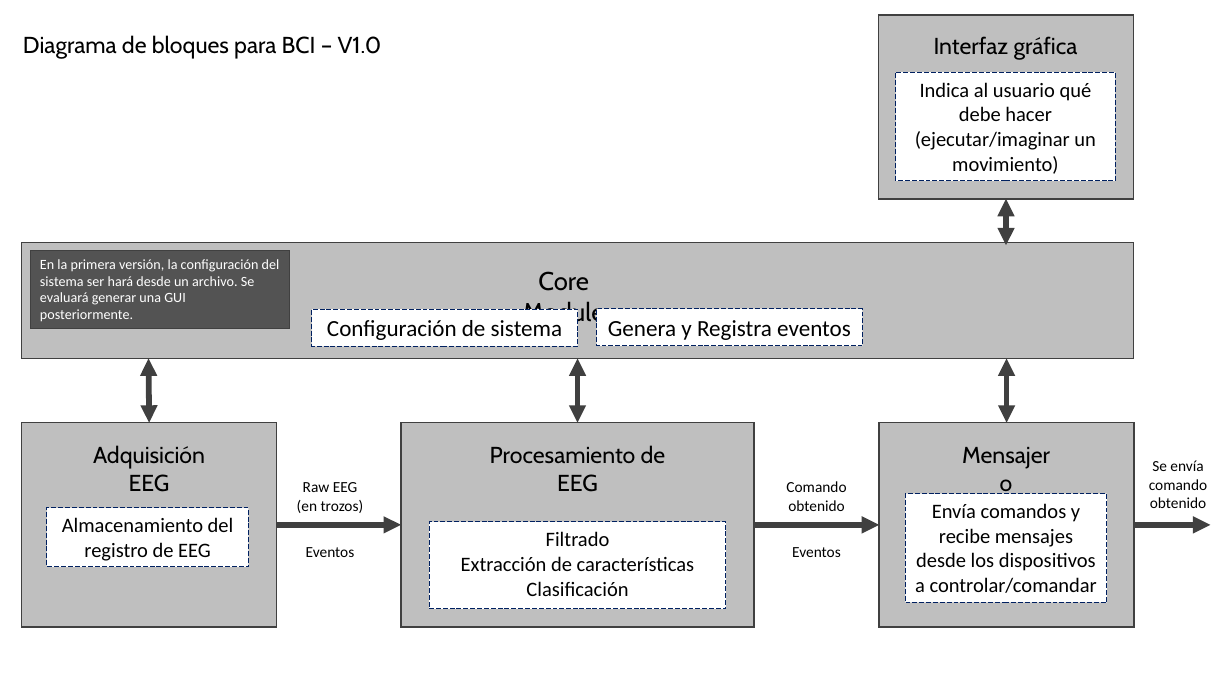
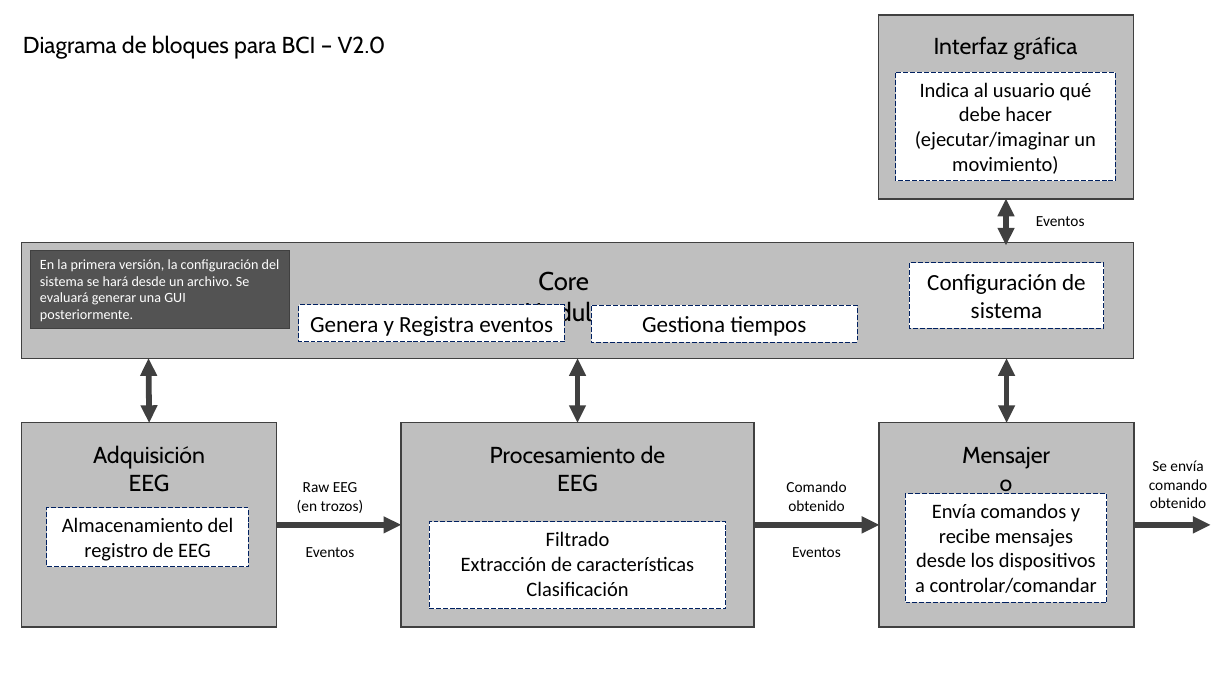
Before and after one commit to lucasbaldezzari/bcihack2, a slide deck: slide 1 of Desarrollo/PythonScripts/modules.pptx. Drawn at 1232x693 pixels with LibreOffice and Linux fonts; fonts in the diff are those of the drawing. Boxes give left, top, right and bottom in pixels: in the first picture for what was removed or moved away, otherwise in the second. Text is boxed around its words. In the diff, an @@ line names an element or a change of style, - is before the commit and + after.

Commit message:
Se genera versión 2 de los bloques que componen el módulo 1. Se modifican algunas dependencias para el bloque GUI

```diff
--- a/Desarrollo/PythonScripts/modules.pptx
+++ b/Desarrollo/PythonScripts/modules.pptx
@@ text at (23,35,386,59): text changed @@
-Diagrama de bloques para BCI – V1.0
+Diagrama de bloques para BCI – V2.0
@@ text added at (1036,216,1085,226), 12 pt, text #000000 @@
+Eventos
@@ text in rectangle at (40,259,280,322): text changed @@
-En la primera versión, la configuración del sistema ser hará desde un archivo. Se evaluará generar una GUI posteriormente.
+En la primera versión, la configuración del sistema se hará desde un archivo. Se evaluará generar una GUI posteriormente.
@@ rectangle "Configuración de sistema": place and size @@
-rectangle "Configuración de sistema" at (311,309,578,346)
+rectangle "Configuración de sistema" at (909,262,1104,328)
@@ rectangle "Genera y Registra eventos": place and size @@
-rectangle "Genera y Registra eventos" at (597,309,863,346)
+rectangle "Genera y Registra eventos" at (299,305,565,342)
@@ rectangle added at (592,305,858,342), fill #FFFFFF, outline #002060 0.75 pt dashed, 18 pt, text #000000 @@
+Gestiona tiempos
```
Also in this commit, not shown: 5 other files.
